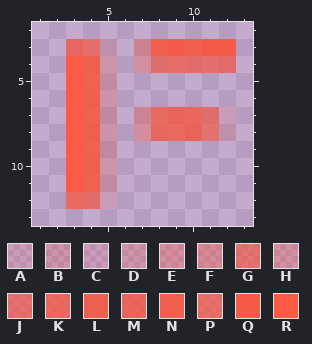
File history of a pixel-art sprite, src/assets/img/favicon.png. Above is the file before it was changed.
The file is 16x16 pixels. Pixels under 10% opacity are left out. Colours within 5 levels of each other are drawn and written as one. Shown: x 1..13, y 2..13.
Palette (. is transparent): A #e4503c26  B #e64b3f3d  C #ea4c3e25  D #ea543f3d  E #f0554057  F #ef574264  G #f15841ab  H #ee56454d  J #f35642b2  K #f35742c5  L #f45841e0  M #f45742cf  N #f55943eb  P #f65742b8  Q #f65842f2  R #fb5b44
Pixels before, first column x 3:
 3 KJA.FNQNQQ
 4 RLD.HGPJJJ
 5 RLD.......
 6 RLB.......
 7 RLB.EKMMGA
 8 RLB.EKKMGA
 9 RLB.......
10 RLD.......
11 RLD.......
12 KJC.......
And afterwards:
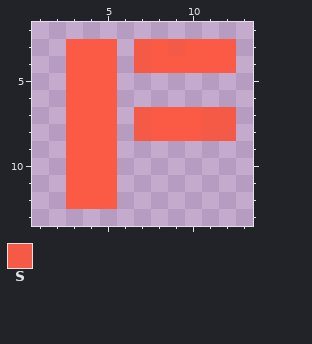
Colours new in this view: S #f55944fc
Changes in this commit:
Changed rows in their new state; - is an unchanged pixel.
first column x 3:
 3 RRR-SRSRRR
 4 -RR-SRRRRR
 5 -RR-------
 6 -RR-------
 7 -RR-SRRRSS
 8 -RR-SRRRSQ
 9 -RR-------
10 -RR-------
11 -RR-------
12 RRR-------
Boxes around the changes in both pictures, in picture pixels (x1, y1, x2, y2):
changed: (66, 39, 236, 209)
